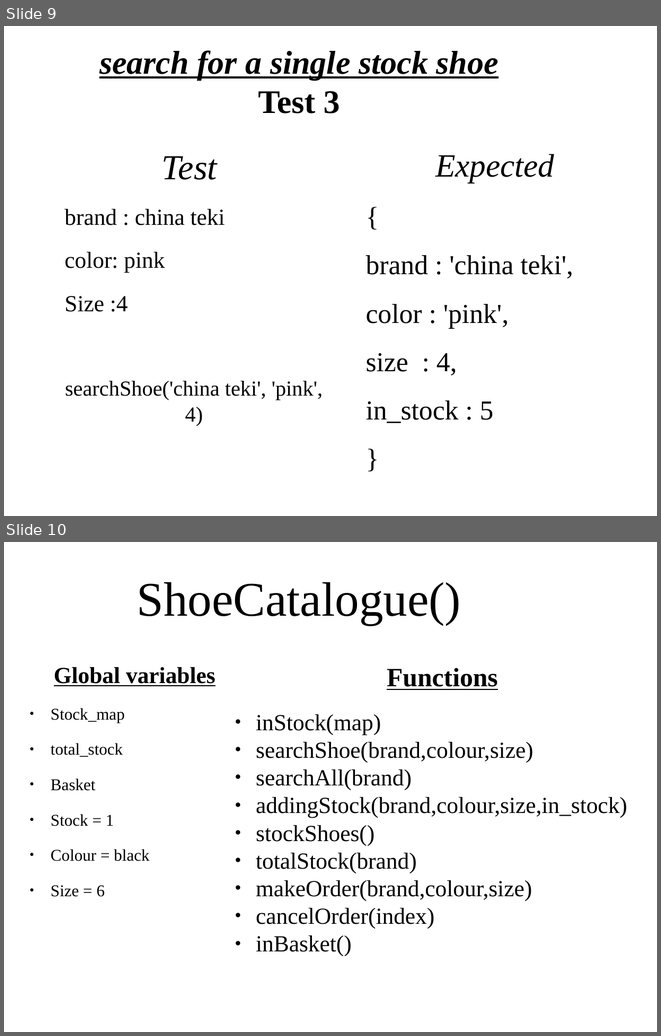
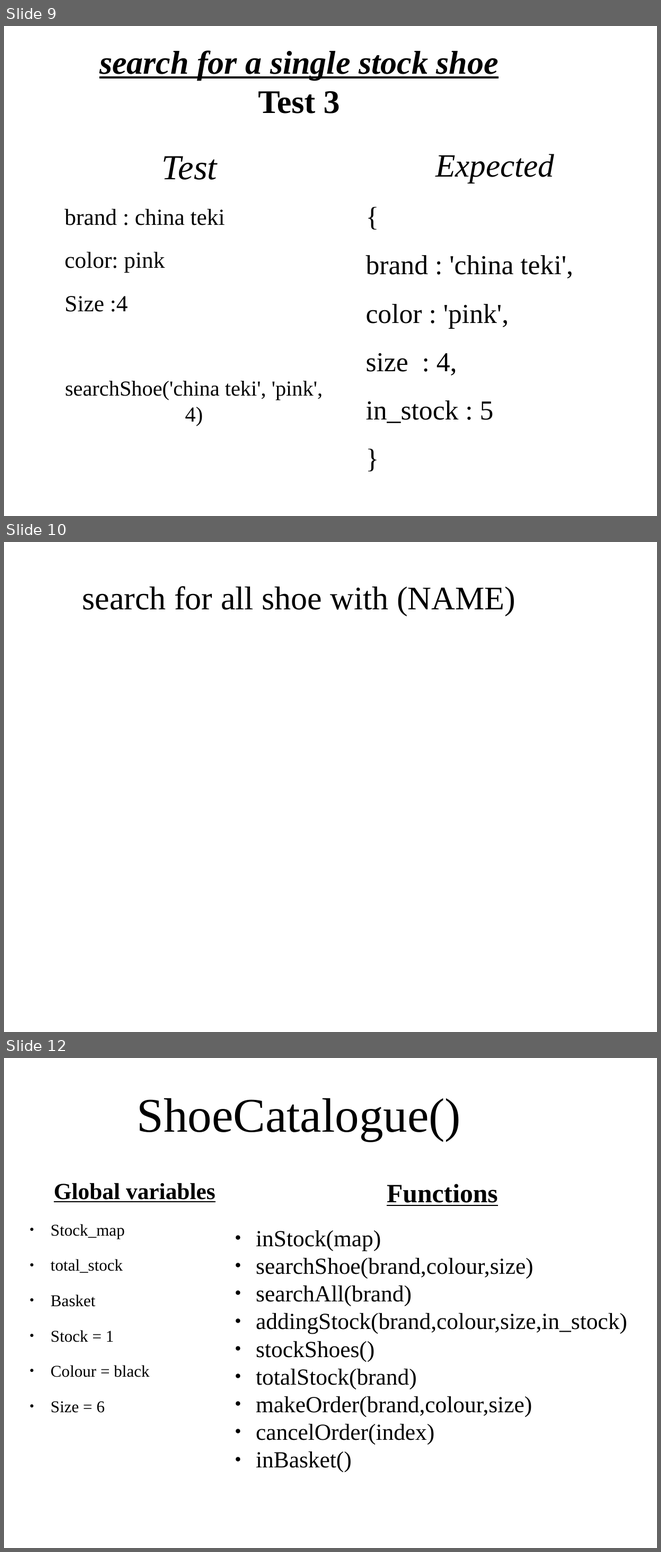
Before and after one commit to TaSiya/shoe, a slide deck: project presentation.odp. Shown one above the other, each under a label of ours: slides 9 and 10 before the commit, slides 9, 10 and 12 after it; the slides between them are not shown. The pictures are 661x1036 and 661x1552 pixels, drawn with LibreOffice and Linux fonts; fonts in the diff are those of the drawing; background and template pictures are left out. Boxes give left, top, right and bottom in pixels: in the first picture for what was removed or moved away, otherwise in the second. Text is boxed around its words. In the diff, an @@ line names an element or a change of style, - is before the commit and + after.

```diff
--- a/project presentation.odp
+++ b/project presentation.odp
@@ slide 10 added at [4,542,657,1032], background picture (left out) @@
@@ title added at [82,586,515,616], 40 pt, text #000000 @@
+search for all shoe with (NAME)
@@ what was slide 10 is now slide 12 @@
```
Also in this commit, not shown: 1 other slide added, 1 other file.
